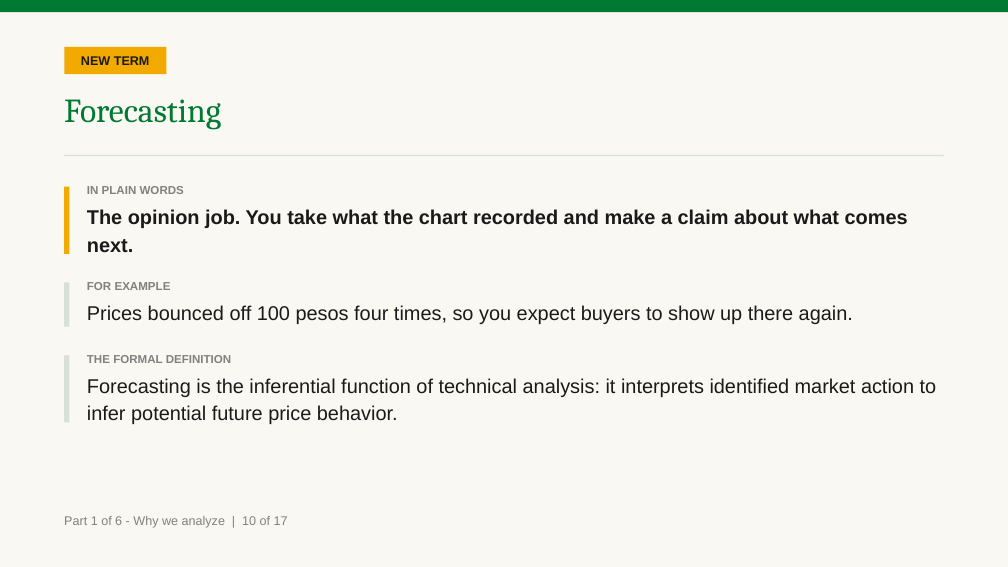
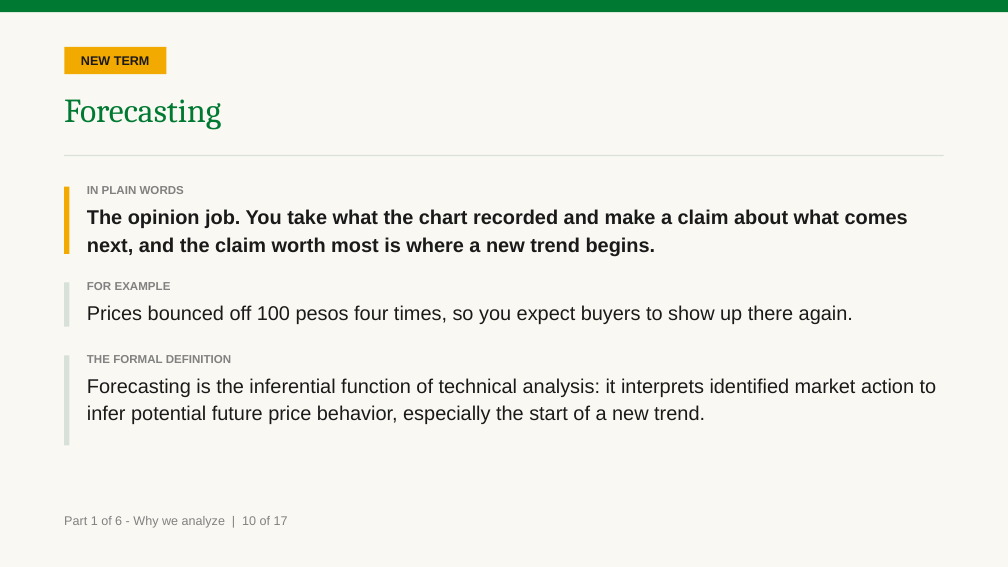
Before and after one commit to benjiesotelo-sudo/Telos_FIN1209, a slide deck: slide 17 of chapter-01/FIN1209-Chapter-01.pptx. Drawn at 1008x567 pixels with LibreOffice and Linux fonts; fonts in the diff are those of the drawing. Boxes give left, top, right and bottom in pixels: in the first picture for what was removed or moved away, otherwise in the second. Text is boxed around its words. In the diff, an @@ line names an element or a change of style, - is before the commit and + after.

```diff
--- a/chapter-01/FIN1209-Chapter-01.pptx
+++ b/chapter-01/FIN1209-Chapter-01.pptx
@@ text at [87, 209, 908, 256]: text changed @@
-The opinion job. You take what the chart recorded and make a claim about what comes next.
+The opinion job. You take what the chart recorded and make a claim about what comes next, and the claim worth most is where a new trend begins.
@@ rectangle: place and size @@
-rectangle at [64, 355, 70, 423]
+rectangle at [64, 355, 70, 445]
@@ text at [87, 378, 937, 424]: text changed @@
-Forecasting is the inferential function of technical analysis: it interprets identified market action to infer potential future price behavior.
+Forecasting is the inferential function of technical analysis: it interprets identified market action to infer potential future price behavior, especially the start of a new trend.
```
Also in this commit, not shown: 8 other slides changed, 5 other files.
